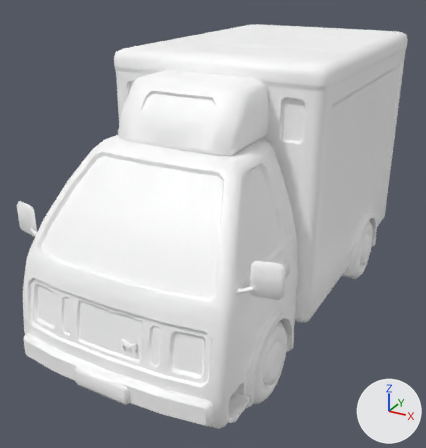
An edit to the FBX model Assets/[ART]/Models/TruckA01.fbx, drawn before and after from the same camera.
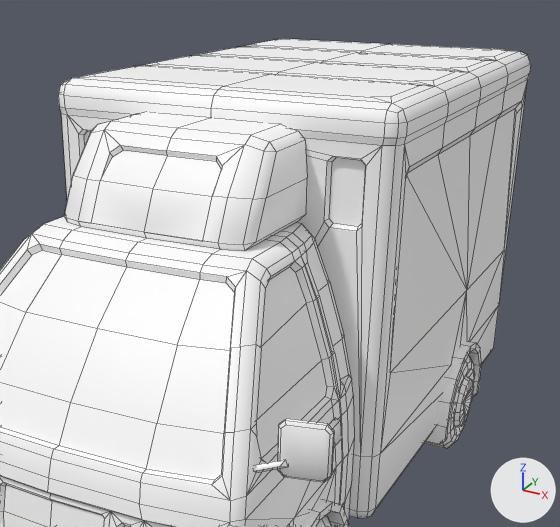
Each version is shown whole from a 50 mm lens placed at (4.69, -8.98, 6.28), pointed at (-0.3, 0.1, 1.74), then close up on the part from 18% to 100% of the width and 0% to 73% of the height. Arrows for +X, +Y and +Z are at lower right; the lights stay in place. The close-ups show mesh edges as thin lines. Where no turn or scale is listed for an object, it has been applied to the vertices.

The first close-up shows 'TruckA01', 'TruckA01_WheelBL01'.
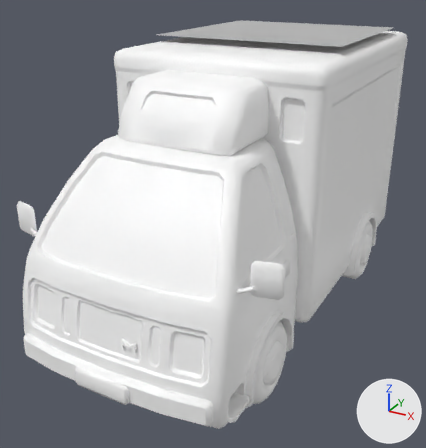
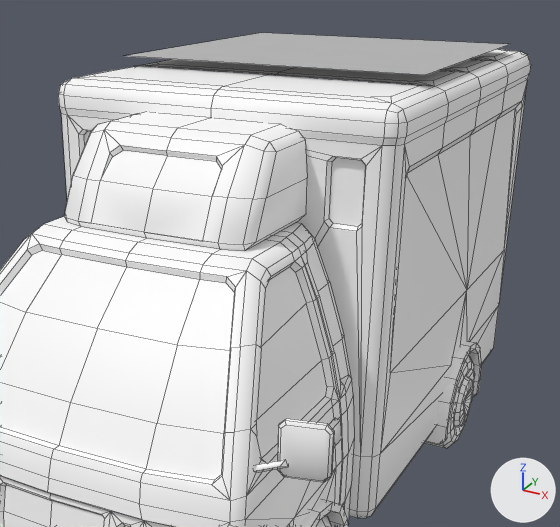
What differs and where, as boxes [x1, y1, x2, y2] in the close-ups (560 x 527 px):
```json
{"object": "TruckA01_Logo", "change": "added", "after": [127, 33, 510, 75]}
```

The change, as JSON lines over the scene's bpy script:
```json
{"op": "add", "block": "mat_lambert1", "code": ["mat_lambert1 = principled_material('lambert1')", "mat_lambert1.base_color = (0.5, 0.5, 0.5)  # grey #bcbcbc"]}
{"op": "add", "block": "me_mesh_001_1", "code": ["me_mesh_001_1 = bpy.data.meshes.new('Mesh.001')", "me_mesh_001_1.from_pydata([(1.8, 1.8, 0.0), (-1.8, 1.8, 0.0), (1.8, -1.8, 0.0), (-1.8, -1.8, 0.0)], [], [(0, 1, 3, 2)])", "me_mesh_001_1.materials.append(mat_lambert1)  # grey #bcbcbc"]}
{"op": "add", "block": "ob_trucka01_logo", "code": ["ob_trucka01_logo = bpy.data.objects.new('TruckA01_Logo', me_mesh_001_1)", "ob_trucka01_logo.location = (-0.01, 2.36, 5.08)"]}
```
